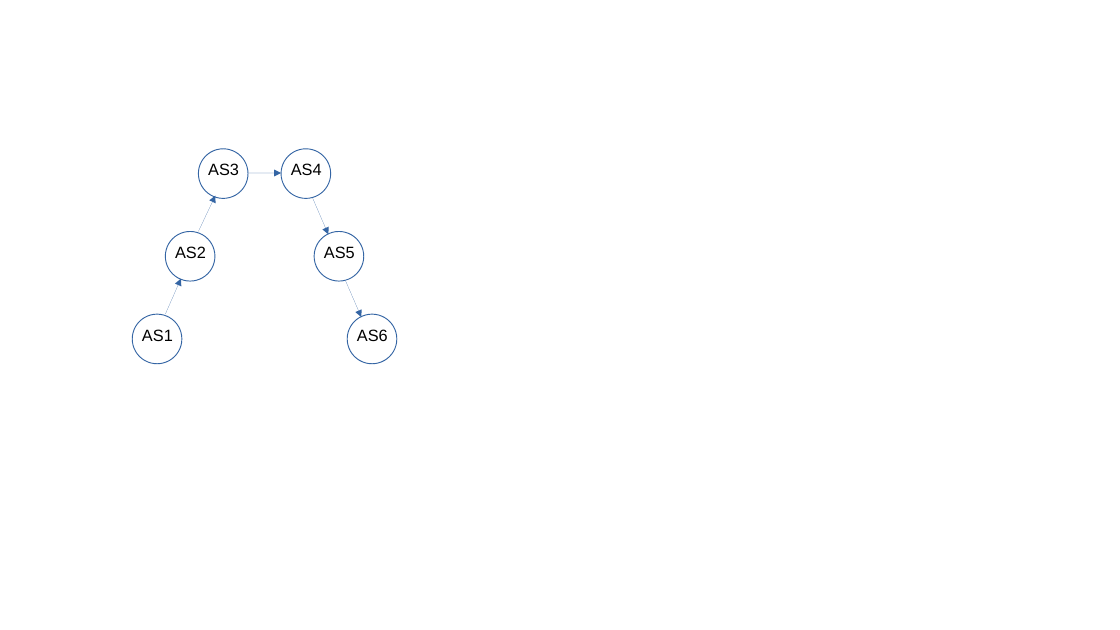
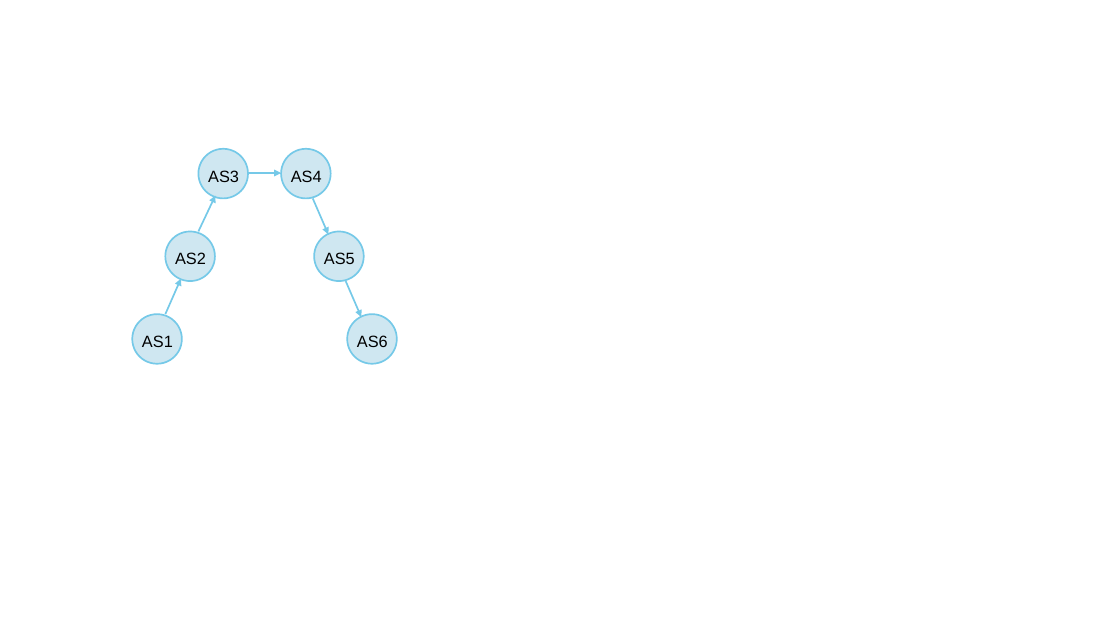
Before and after one commit to SystemsApproach/security, a slide deck: slide 8 of figures/SecurityFigs.odp (slide 5 before the commit). Drawn at 1120x630 pixels with LibreOffice and Linux fonts; fonts in the diff are those of the drawing. Boxes give left, top, right and bottom in pixels: in the first picture for what was removed or moved away, otherwise in the second. Text is boxed around its words. In the diff, an @@ line names an element or a change of style, - is before the commit and + after.

```diff
--- a/figures/SecurityFigs.odp
+++ b/figures/SecurityFigs.odp
@@ outline #3465A4 0 pt to #75C9E8 1.45 pt in 5 elements at (166, 279, 181, 314), (198, 196, 215, 232), (313, 198, 329, 234), (346, 281, 362, 318), (248, 173, 281, 173) @@
@@ 4 texts: place and size @@
-4 texts at (142, 163, 322, 341)
+4 texts at (142, 170, 322, 347)
@@ text "AS5" at (324, 252, 355, 264): vertical alignment top to middle @@
@@ fill #FFFFFF to #CFE7F1; outline #3465A4 0.79 pt to #75C9E8 1.45 pt in 6 elements at (198, 149, 248, 198), (166, 232, 215, 281), (132, 314, 181, 364), (281, 149, 331, 198), (314, 232, 364, 281), (347, 314, 397, 364) @@
@@ text "AS6" at (357, 335, 388, 347): vertical alignment top to middle @@
```
Also in this commit, not shown: 7 other slides changed, 3 slides added, 16 other files.
